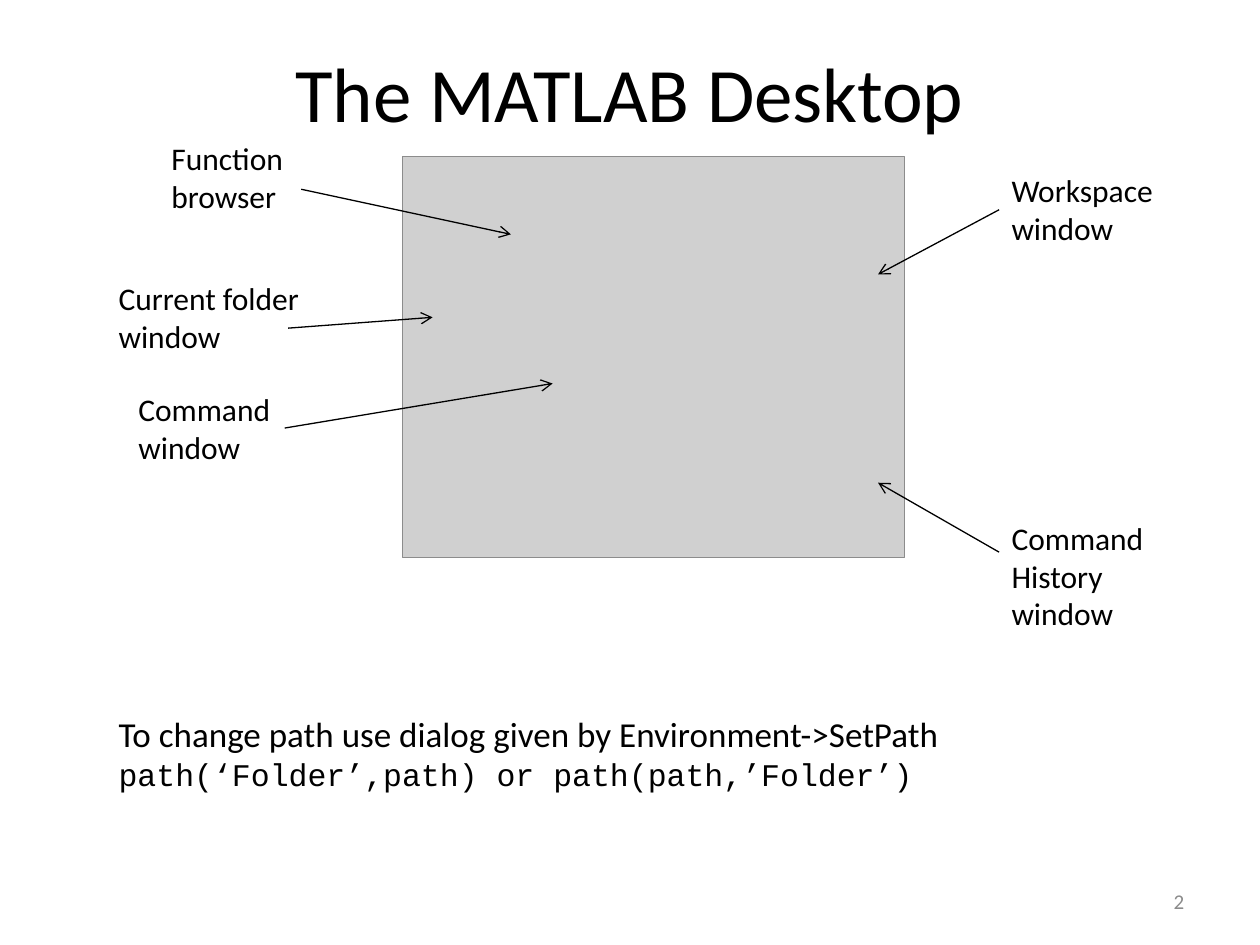
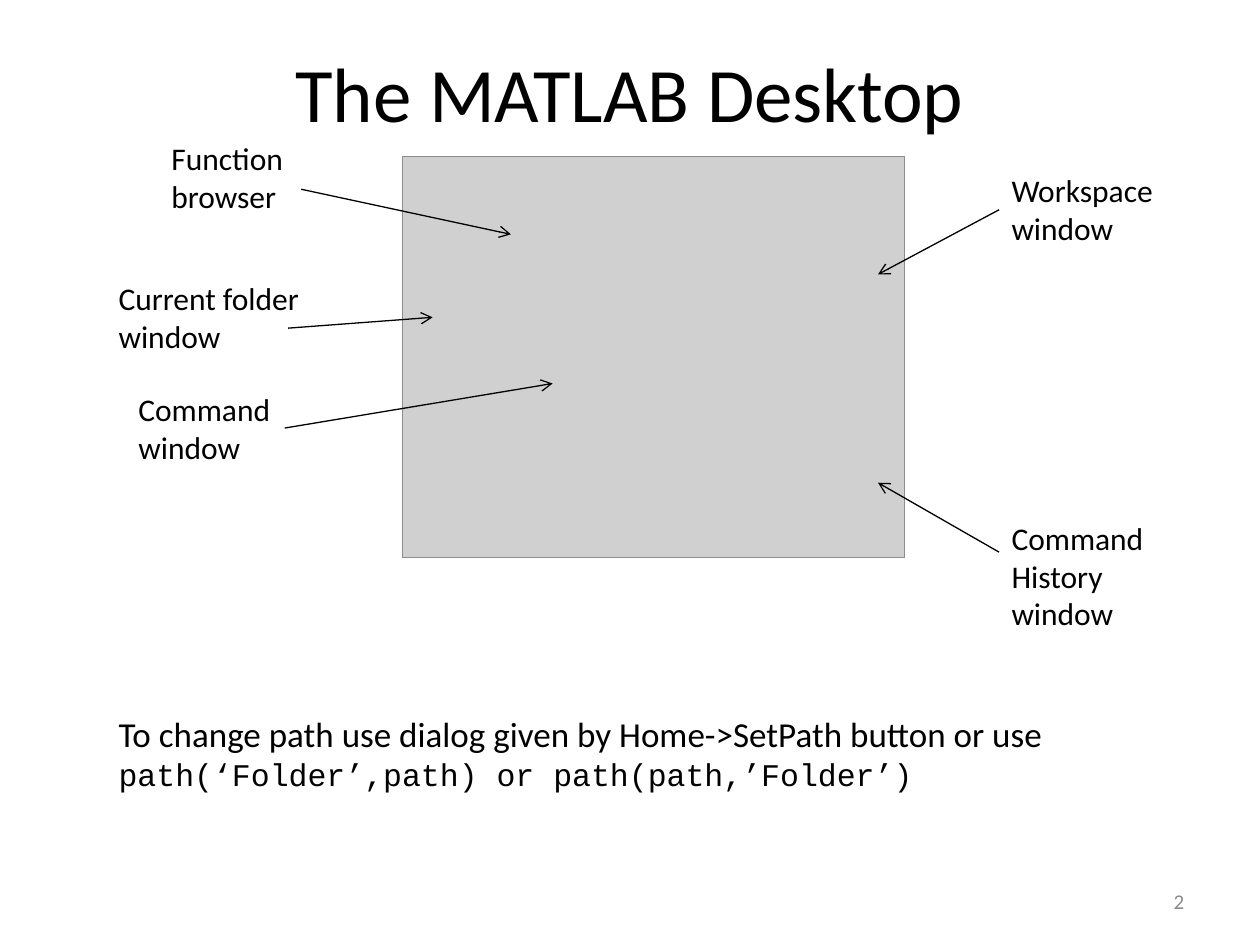
Before and after one commit to louisepb/MatlabBasicCourse, a slide deck: slide 2 of Introduction to MATLAB for Engineers.pptx. Drawn at 1260x945 pixels with LibreOffice and Linux fonts; fonts in the diff are those of the drawing; grey boxes stand for pictures. Boxes give left, top, right and bottom in pixels: in the first picture for what was removed or moved away, otherwise in the second. Text is boxed around its words. In the diff, an @@ line names an element or a change of style, - is before the commit and + after.

```diff
--- a/Introduction to MATLAB for Engineers.pptx
+++ b/Introduction to MATLAB for Engineers.pptx
@@ text at <box>119,722,1042,753</box>: text changed @@
-To change path use dialog given by Environment->SetPath
+To change path use dialog given by Home->SetPath button or use
```
Also in this commit, not shown: 1 slide added, 1 slide removed, 5 other files.
